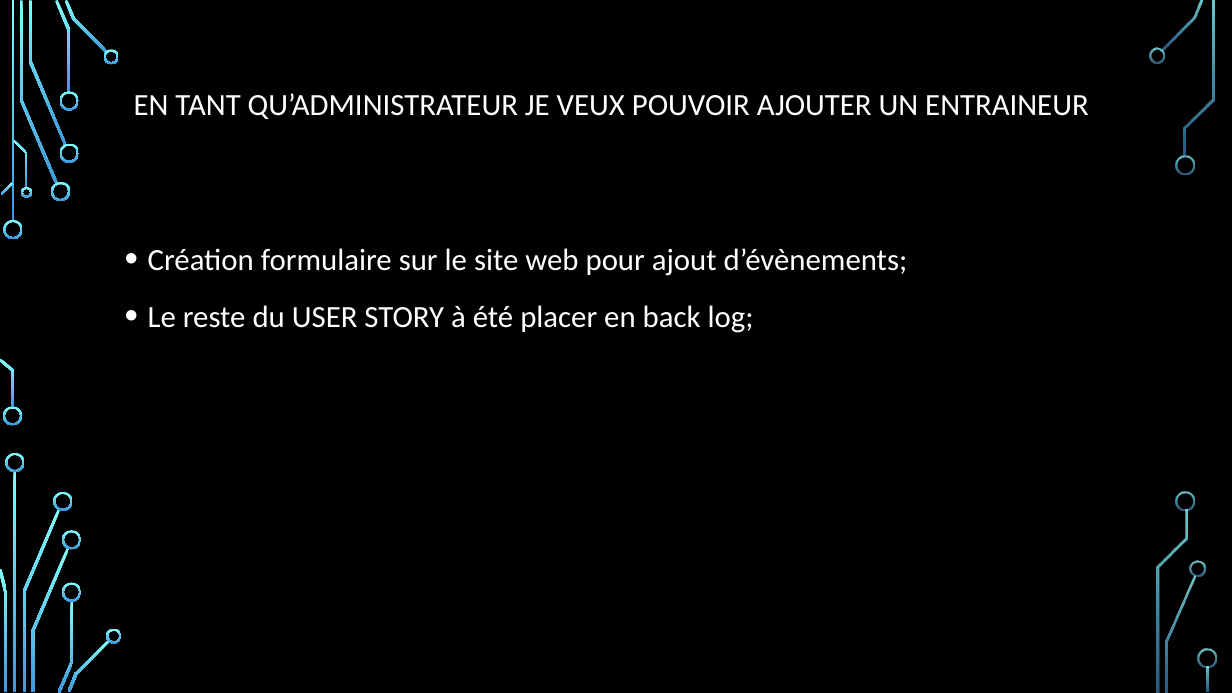
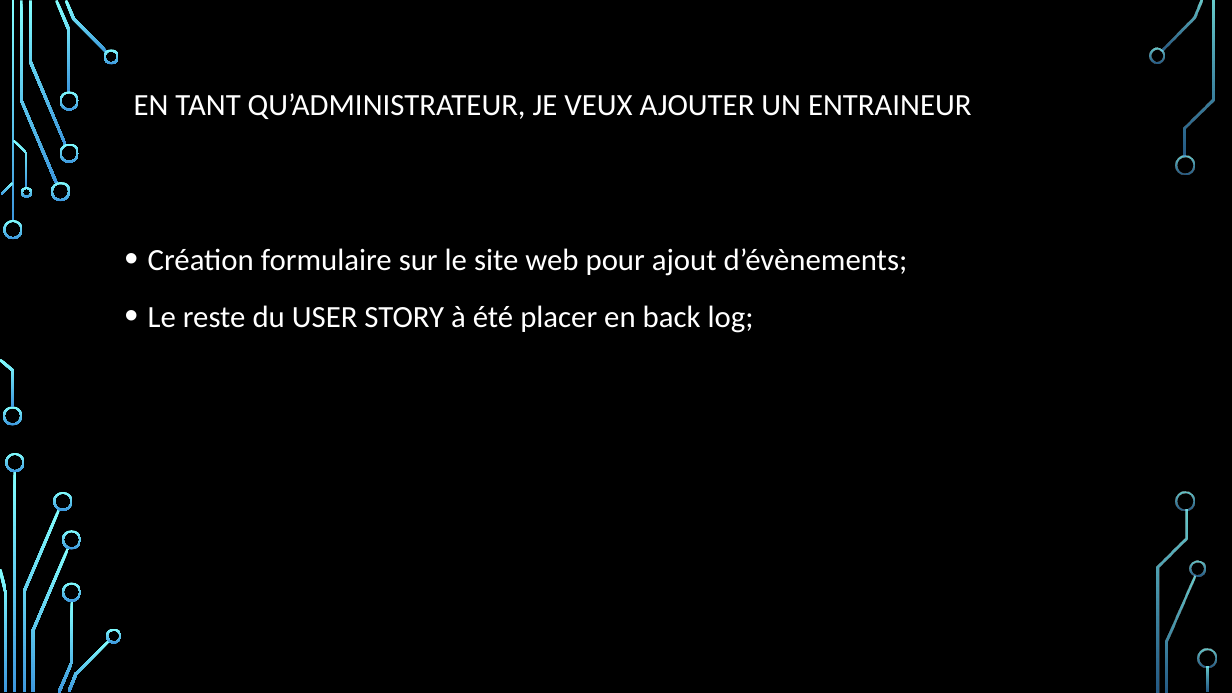
Before and after one commit to DFC-Informatique-Cegep-de-Sainte-Foy/GestionEquipesSportives, a slide deck: slide 8 of Documentation/Revue 1/Presentation_Revue_1.pptx. Drawn at 1232x693 pixels with LibreOffice and Linux fonts; fonts in the diff are those of the drawing; background and template pictures are left out. Boxes give left, top, right and bottom in pixels: in the first picture for what was removed or moved away, otherwise in the second. Text is boxed around its words. In the diff, an @@ line names an element or a change of style, - is before the commit and + after.

Commit message:
ajout fichier ordrePresentation, corrections fautes PPT

```diff
--- a/Documentation/Revue 1/Presentation_Revue_1.pptx
+++ b/Documentation/Revue 1/Presentation_Revue_1.pptx
@@ title at [134,93,972,119]: text changed @@
-EN TANT QU’ADMINISTRATEUR JE VEUX POUVOIR AJOUTER UN ENTRAINEUR
+EN TANT QU’ADMINISTRATEUR, JE VEUX AJOUTER UN ENTRAINEUR
```
Also in this commit, not shown: 6 other slides changed, 1 other file.
